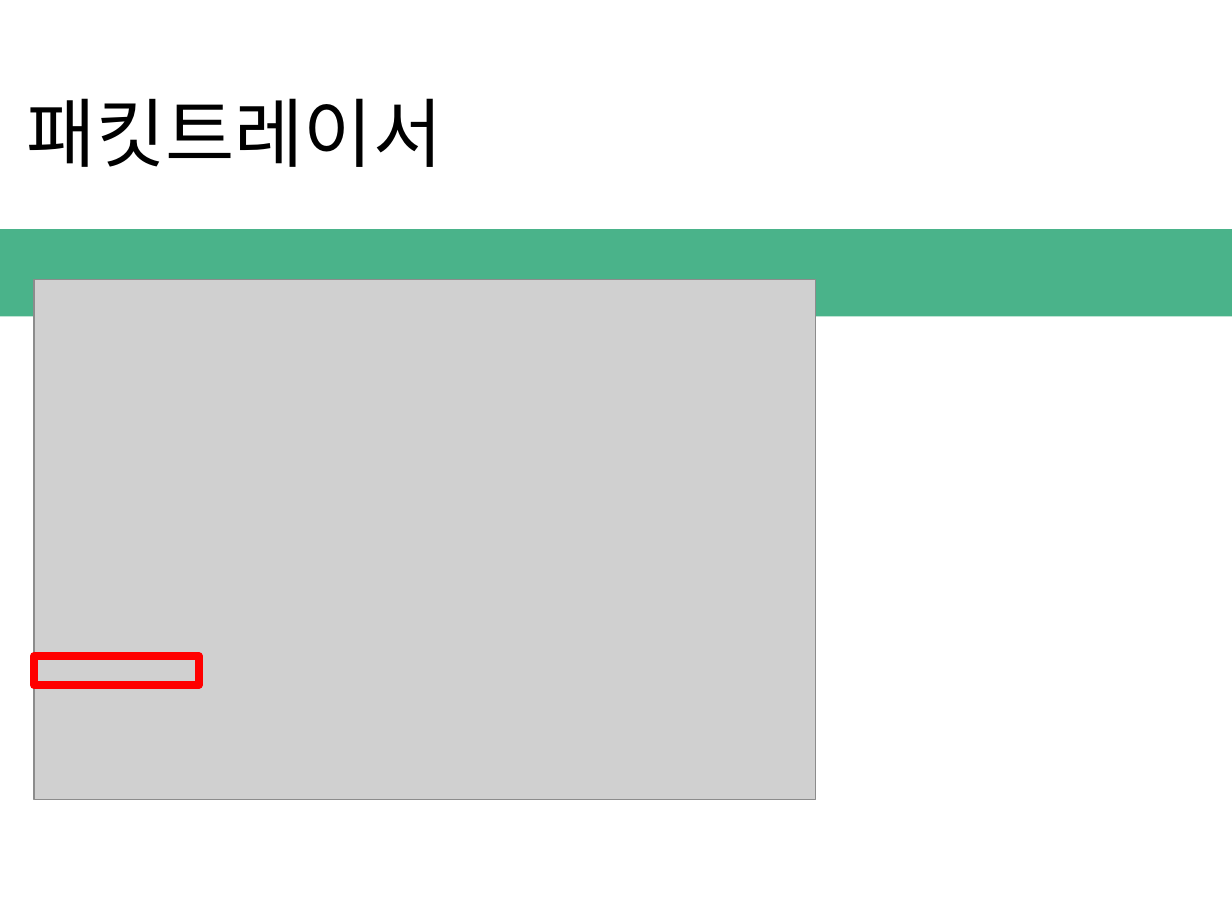
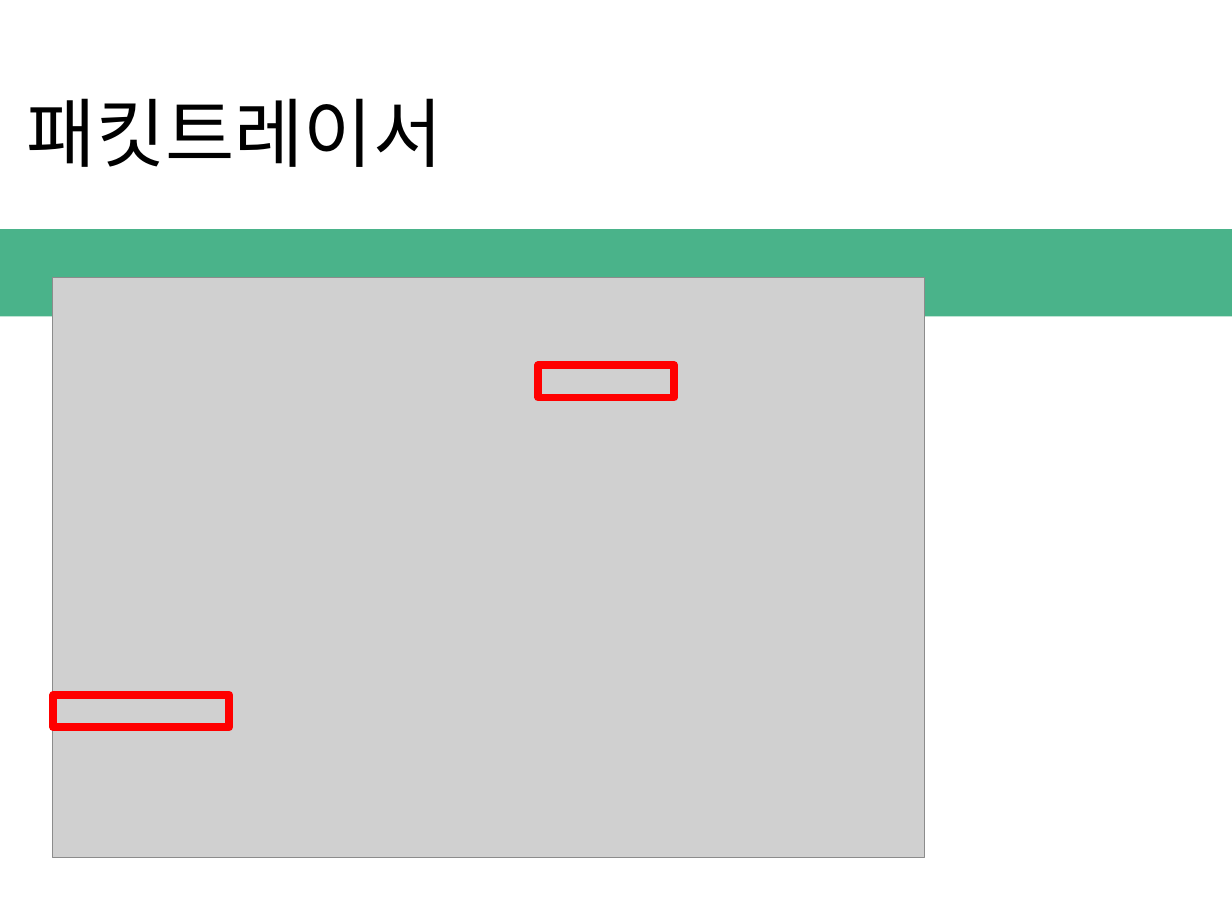
Before and after one commit to ExploitSori/Network_Basic, a slide deck: slide 19 of network interface.pptx. Drawn at 1232x924 pixels with LibreOffice and Linux fonts; fonts in the diff are those of the drawing; grey boxes stand for pictures; background and template pictures are left out. Boxes give left, top, right and bottom in pixels: in the first picture for what was removed or moved away, otherwise in the second. Text is boxed around its words. In the diff, an @@ line names an element or a change of style, - is before the commit and + after.

```diff
--- a/network interface.pptx
+++ b/network interface.pptx
@@ picture: place and size @@
-picture at (34,280,816,800)
+picture at (53,277,925,857)
@@ rectangle added at (538,365,674,397), outline #FF0000 4.5 pt @@
@@ rectangle: place and size @@
-rectangle at (34,655,200,685)
+rectangle at (53,695,229,727)
```
